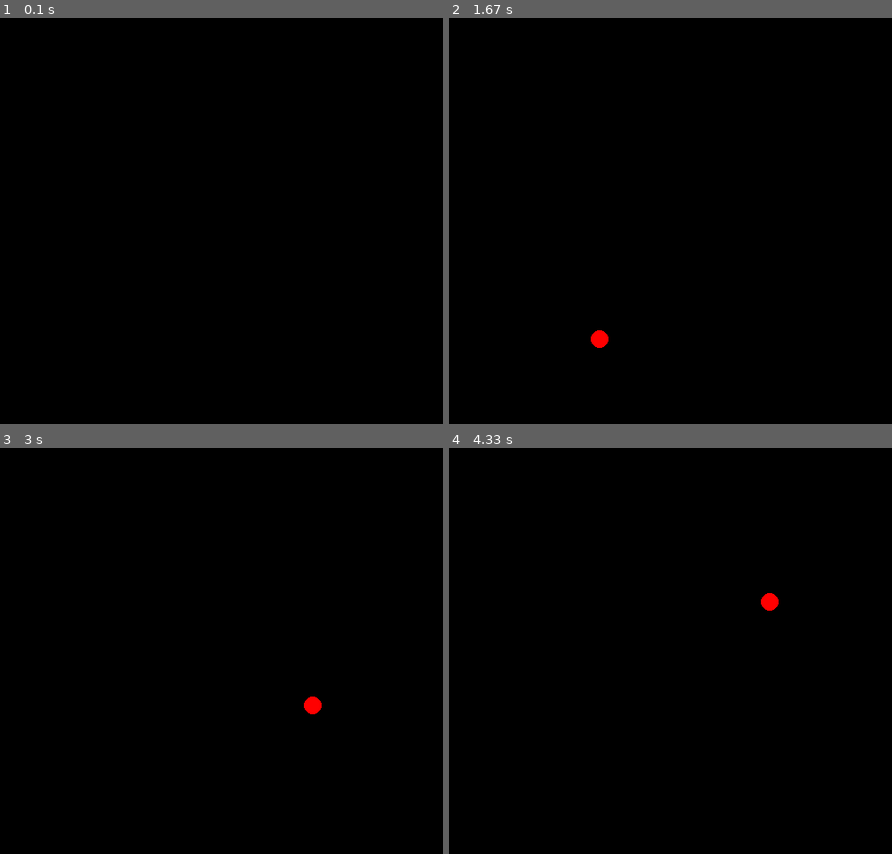
Above: before the commit, frames 1-4 (two rows, left to right).
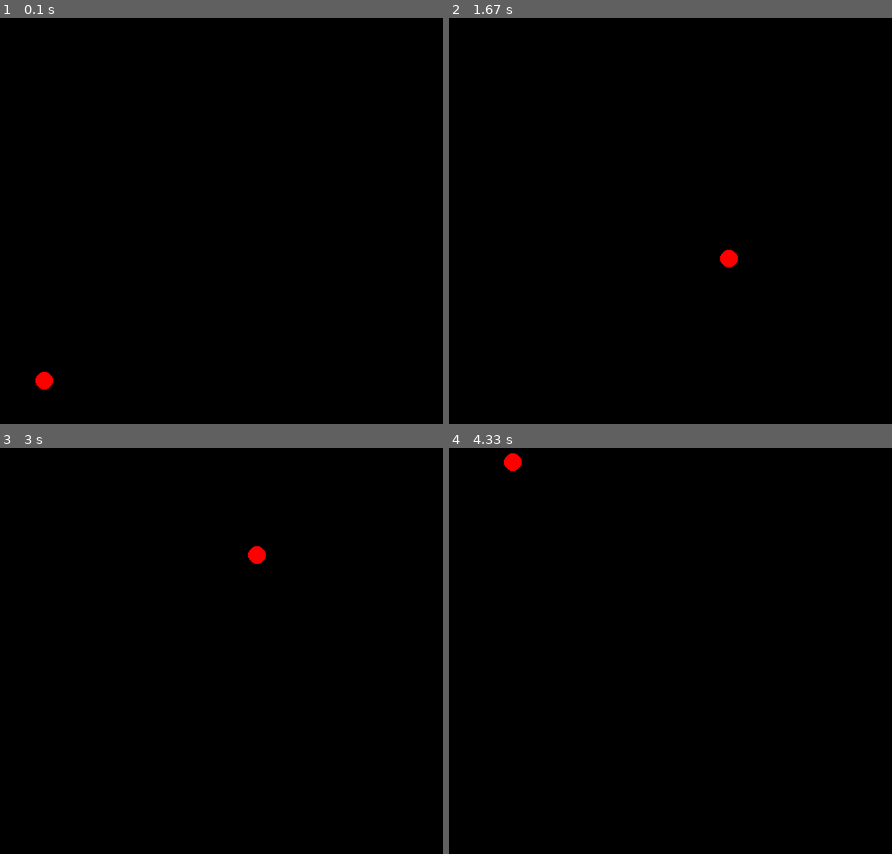
Above: after the commit, the same moments.

Repository: ras-2004-shaikh/Pygames
Game: pygame game, started from test1.py
Same seed, same stepped clock (60 frames per second), same inputs: the game is played once before the commit and once after it.
Inputs:
- Up to frame 1 (0.1 s): no input
- Up to frame 2 (1.67 s): tap Space at 0.33, 0.73, 1.03, 1.23, 1.57 s; hold Right 0.67-1.13 s; hold Up 1.17-1.47 s; hold Right from 1.5 s (still down)
- Up to frame 3 (3 s): tap Space at 1.87, 2.07, 2.37, 2.63, 2.97 s; release Right at 1.97 s; hold Left 2-2.53 s; hold Down 2.57-2.87 s; hold Left from 2.9 s (still down)
- Up to frame 4 (4.33 s): release Left at 3.3 s; hold Up 3.33-3.7 s; tap Space at 3.4, 3.8, 4.1 s; tap B at 3.48 s; hold Right from 3.73 s (still down)

The runs differ from the first frame. In frame 1, 0.1% of the frame differs, in the area x 8-12%, y 87-92%; in frame 2, 0.3%, in the area x 32-66%, y 57-82%; in frame 3, 0.3%; in frame 4, 0.3%.

Commit message:
Update test1.py

Diff:
--- a/test1.py
+++ b/test1.py
@@ -14,7 +14,7 @@
 rx=0
 ry=0
 while run:
-    pygame.time.delay(100)
+    pygame.time.delay(75)
     for event in pygame.event.get():
         if event.type == pygame.QUIT:
             run=False
@@ -24,6 +24,9 @@
                 vy -= 10
             elif k2[pygame.K_DOWN]:
                 if vy<0:vy=0
+            if k2[pygame.K_SPACE]:
+                vy*=1.05
+                vx*=1.05
     keys = pygame.key.get_pressed()
     if keys[pygame.K_LEFT]:
         ax=-3
@@ -37,13 +40,22 @@
         ax = -vx/3
     rx=-vx/50
     ry=-vy/50
-    vx+=ax + rx
-    vy+=ay + ry
+    vx+=ax #+ rx
+    vy+=ay #+ ry
     x+=vx
     y+=vy
     if y>=490 and vy > 0:
         y=490
-        vy=-vy/2
+        vy=-vy
+    if y<=10:
+        vy=-vy
+        y=10
+    if x<=10:
+        vx=-vx
+        x=10
+    if x>=490:
+        vx=-vx
+        x = 490
     win.fill((0,0,0))
     pygame.draw.circle(win,(255,0,0), (x,y),r)
     print(x,y)
